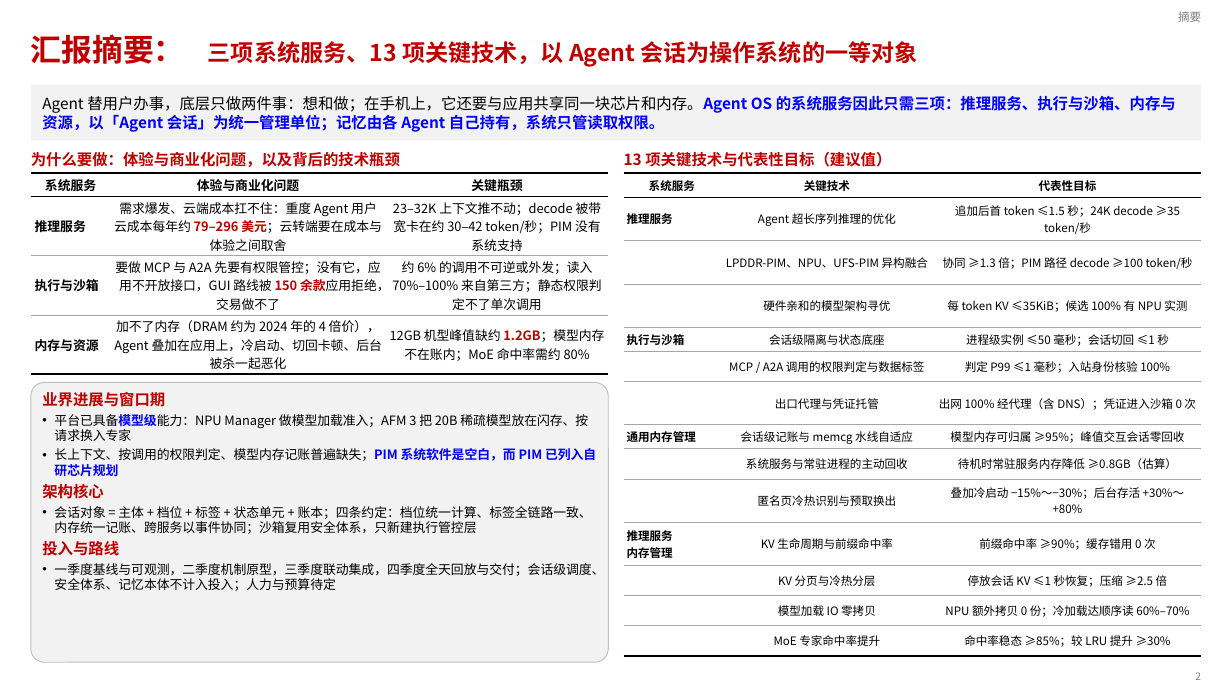
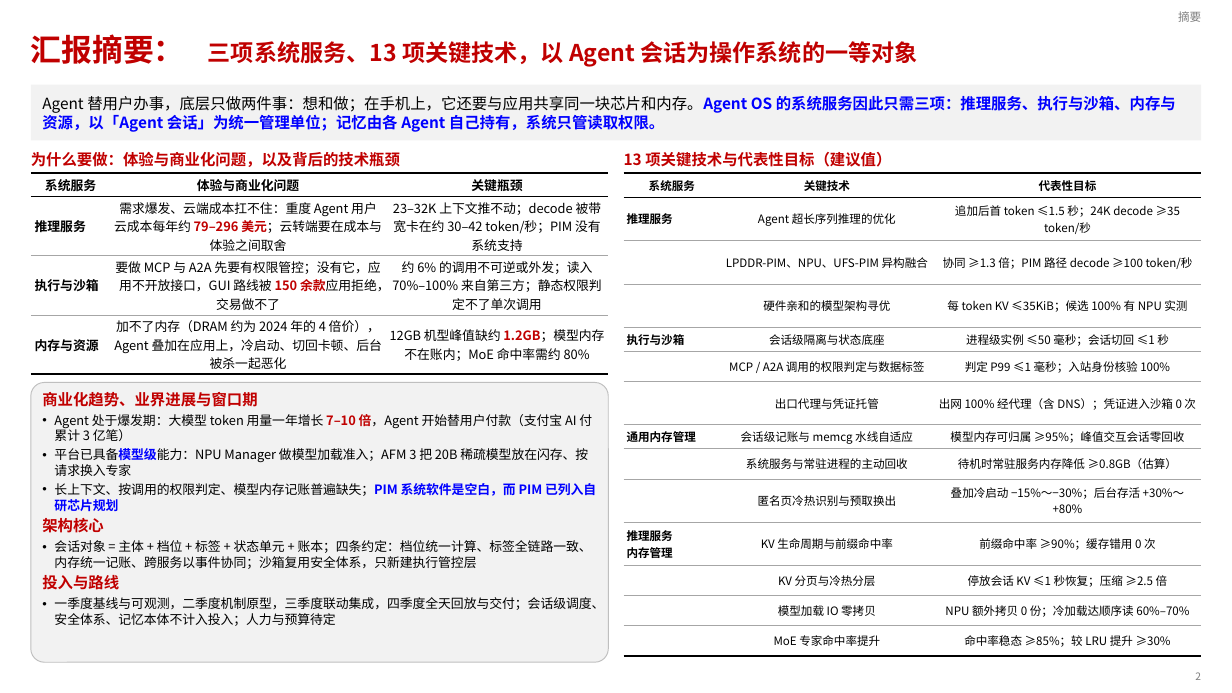
Before and after one commit to SiriusBHU/memory_system_architecture_summary, a slide deck: slide 2 of proposals/agentos-components/ppt/AgentOS三项系统服务-汇报.pptx. Drawn at 1232x693 pixels with LibreOffice and Linux fonts; fonts in the diff are those of the drawing. Boxes give left, top, right and bottom in pixels: in the first picture for what was removed or moved away, otherwise in the second. Text is boxed around its words. In the diff, an @@ line names an element or a change of style, - is before the commit and + after.

```diff
--- a/proposals/agentos-components/ppt/AgentOS三项系统服务-汇报.pptx
+++ b/proposals/agentos-components/ppt/AgentOS三项系统服务-汇报.pptx
@@ text at (x1=42, y1=392, x2=592, y2=441): text changed; size 12 to 10 pt; text colour #C00000 to #000000; bold off @@
-业界进展与窗口期
+商业化趋势、业界进展与窗口期
+• Agent 处于爆发期：大模型 token 用量一年增长 7–10 倍，Agent 开始替用户付款（支付宝 AI 付累计 3 亿笔）
```
Also in this commit, not shown: 47 other slides changed, 1 slide added, 58 other files.
